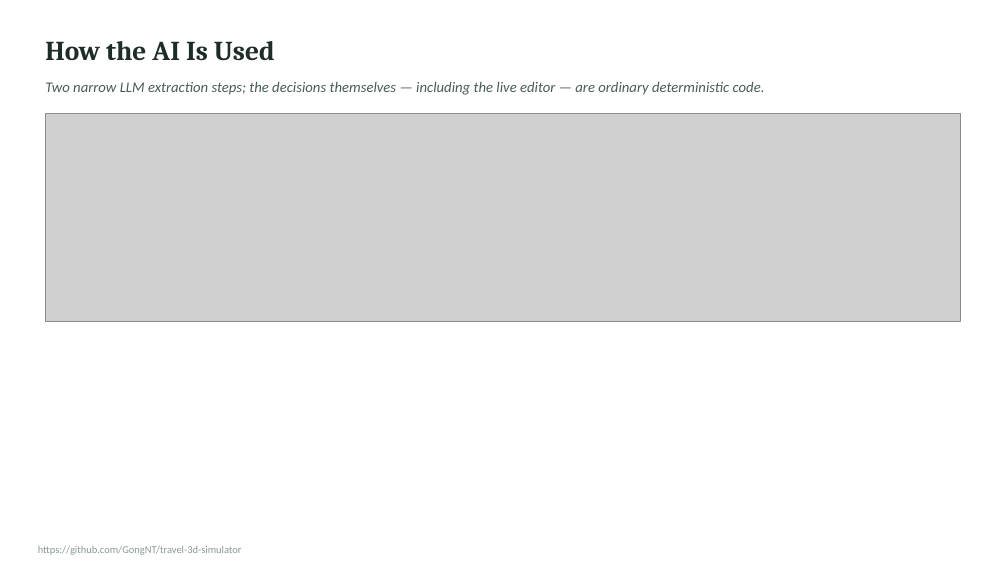
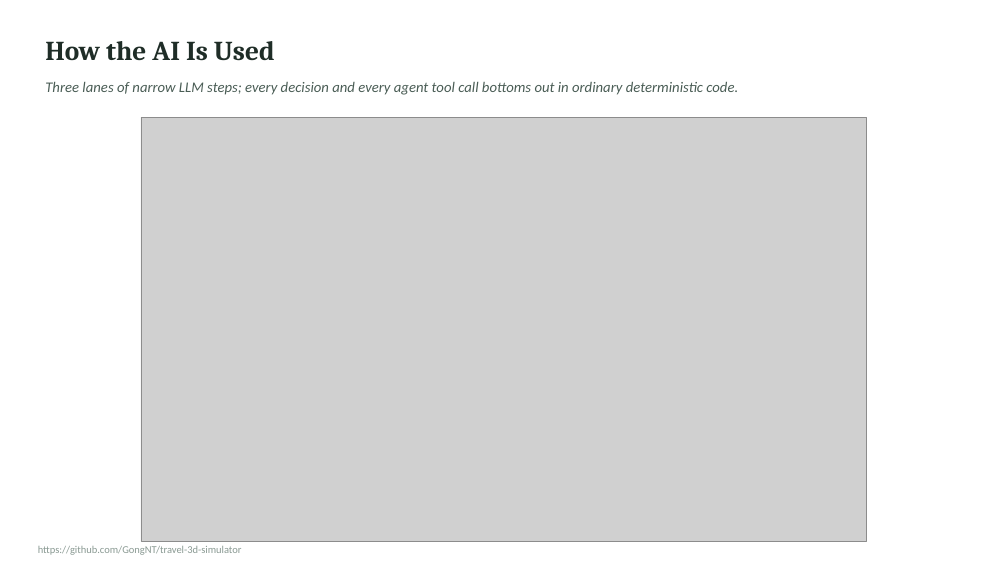
Before and after one commit to GongNT/travel-3d-simulator, a slide deck: slide 6 of report/Final_Presentation.pptx. Drawn at 1008x567 pixels with LibreOffice and Linux fonts; fonts in the diff are those of the drawing; grey boxes stand for pictures. Boxes give left, top, right and bottom in pixels: in the first picture for what was removed or moved away, otherwise in the second. Text is boxed around its words. In the diff, an @@ line names an element or a change of style, - is before the commit and + after.

```diff
--- a/report/Final_Presentation.pptx
+++ b/report/Final_Presentation.pptx
@@ text at box(45, 82, 738, 95): text changed @@
-Two narrow LLM extraction steps; the decisions themselves — including the live editor — are ordinary deterministic code.
+Three lanes of narrow LLM steps; every decision and every agent tool call bottoms out in ordinary deterministic code.
@@ picture: place and size @@
-picture at box(45, 113, 960, 321)
+picture at box(141, 117, 867, 541)
```
Also in this commit, not shown: 1 other slide changed, 1 slide added, 15 other files.
